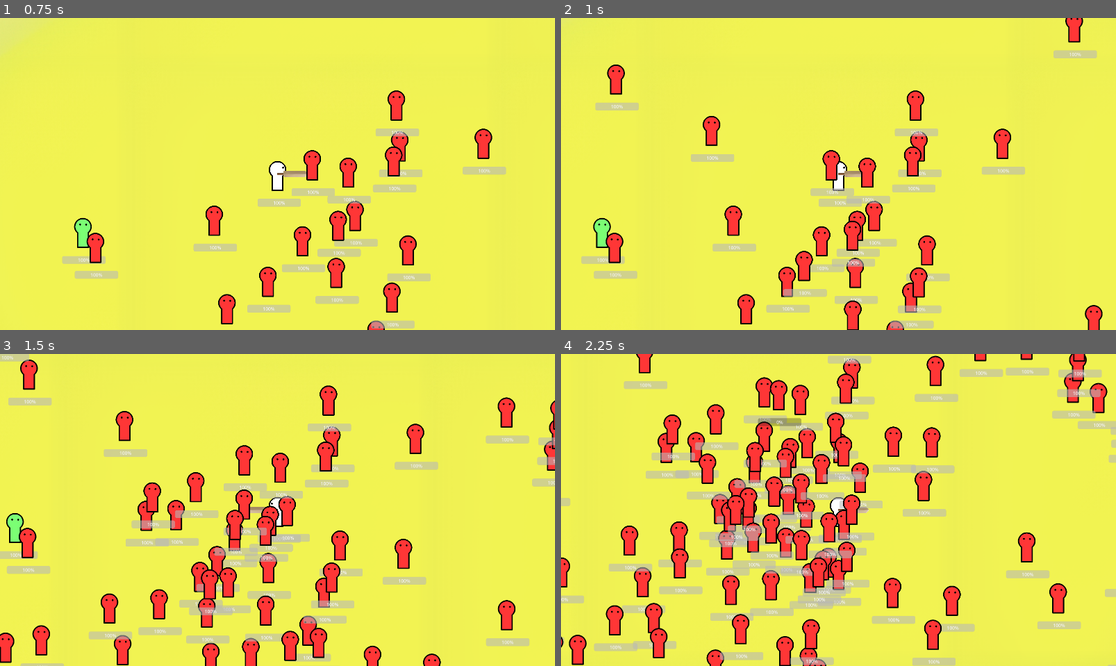
Above: before the commit, frames 1-4 (two rows, left to right).
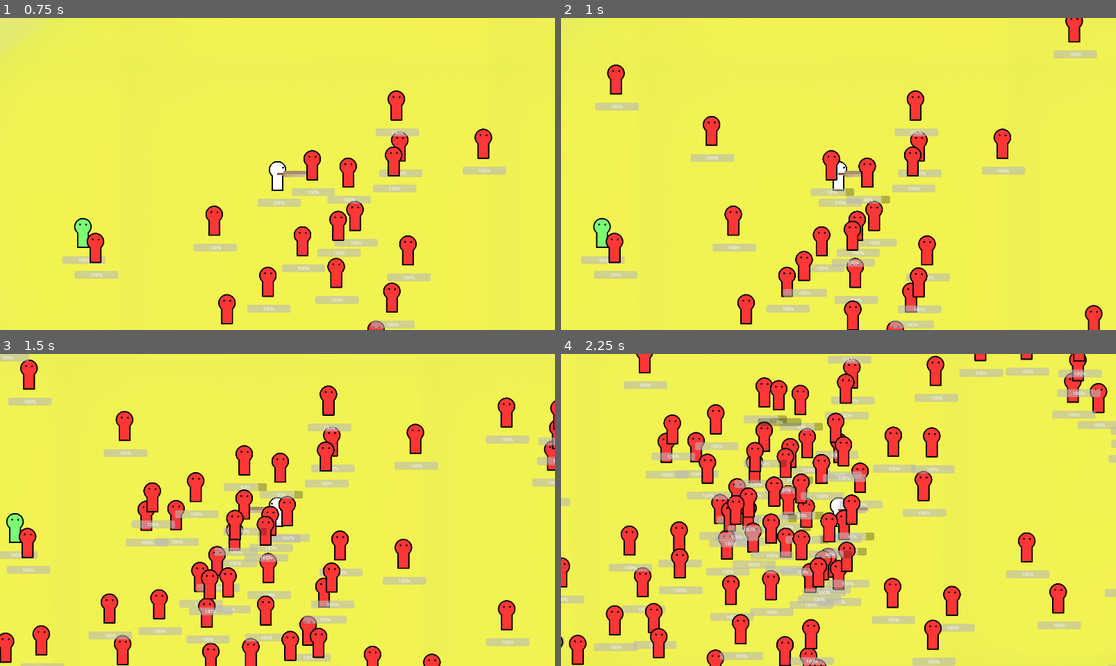
Above: after the commit, the same moments.

Repository: CAHTA123/Light-in-the-Dark
Game: Godot game, scene res://scenes/Game/game.tscn
The game is run twice, just before and just after one commit, with the same random seed, the same clock (stepped at 60 frames per second) and the same inputs.
Inputs (mouse positions are in pixels of both pictures, inside the frame that each line leads up to):
- Up to frame 1 (0.75 s): move the mouse to (399, 158) at 0.52 s; hold Right (ui_right) from 0.53 s (still down); tap Shift (dash) at 0.6 s
- Up to frame 2 (1 s): keep holding Right (ui_right)
- Up to frame 3 (1.5 s): move the mouse to (166, 525) at 1.27 s; release Right (ui_right) at 1.28 s; hold Down (ui_down) from 1.28 s (still down); tap Shift (dash) at 1.35 s
- Up to frame 4 (2.25 s): move the mouse to (894, 441) at 2.02 s; release Down (ui_down) at 2.03 s; hold Right (ui_right) from 2.03 s (still down); tap Shift (dash) at 2.1 s

Frame 1 is identical in both runs. In frame 2, 0.1% of the frame differs, in the area x 47-60%, y 54-60%; in frame 3, 0.2%; in frame 4, 0.5%, in the area x 35-57%, y 19-66%.
Error before the commit: Parse Error: Unexpected "Indent" in class body. (res://scenes/Enemy/enemy.gd:0)

Commit message:
Move.

Diff:
--- a/scenes/Enemy/enemy.gd
+++ b/scenes/Enemy/enemy.gd
@@ -1,4 +1,4 @@
-	extends "res://scenes/body/body.gd"
+extends "res://scenes/body/body.gd"
 
 
 # Called when the node enters the scene tree for the first time.
